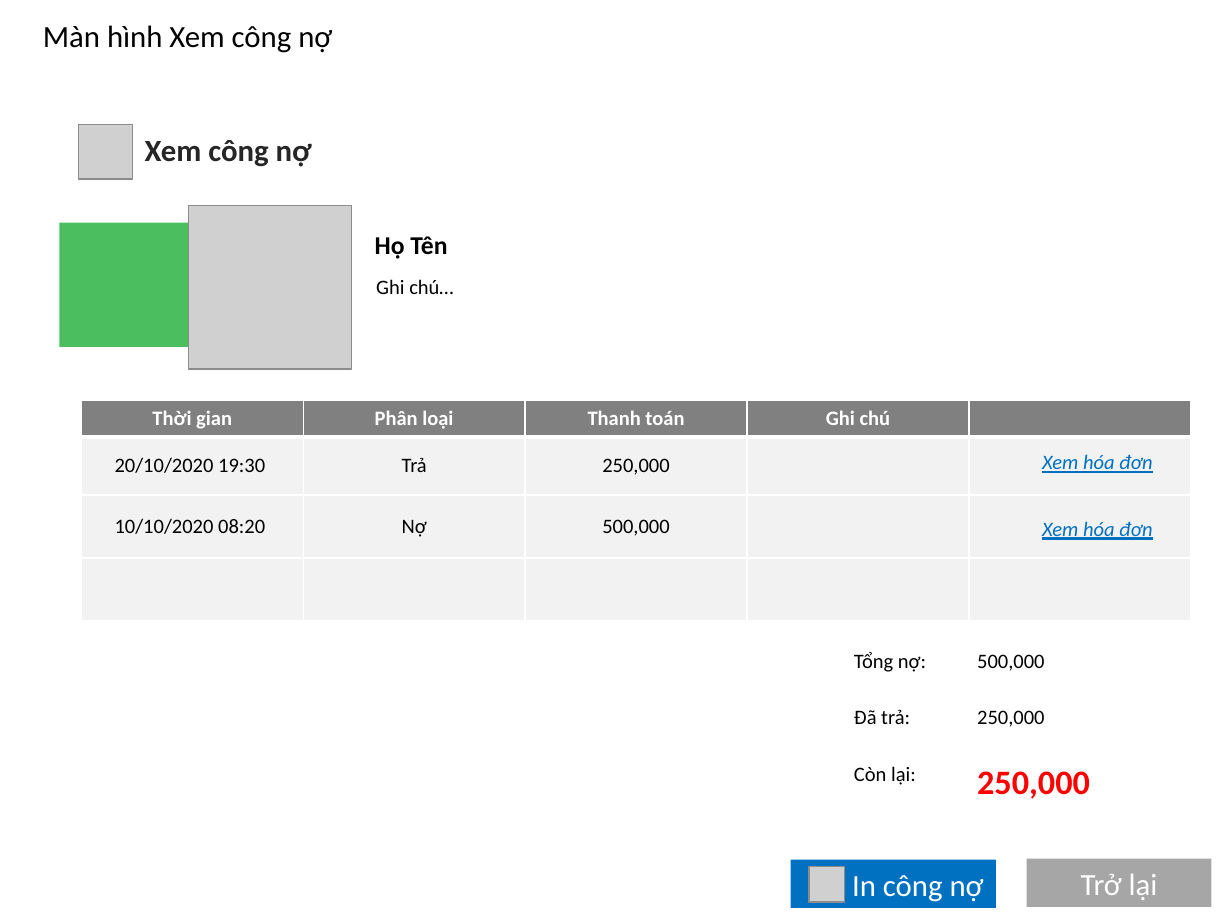
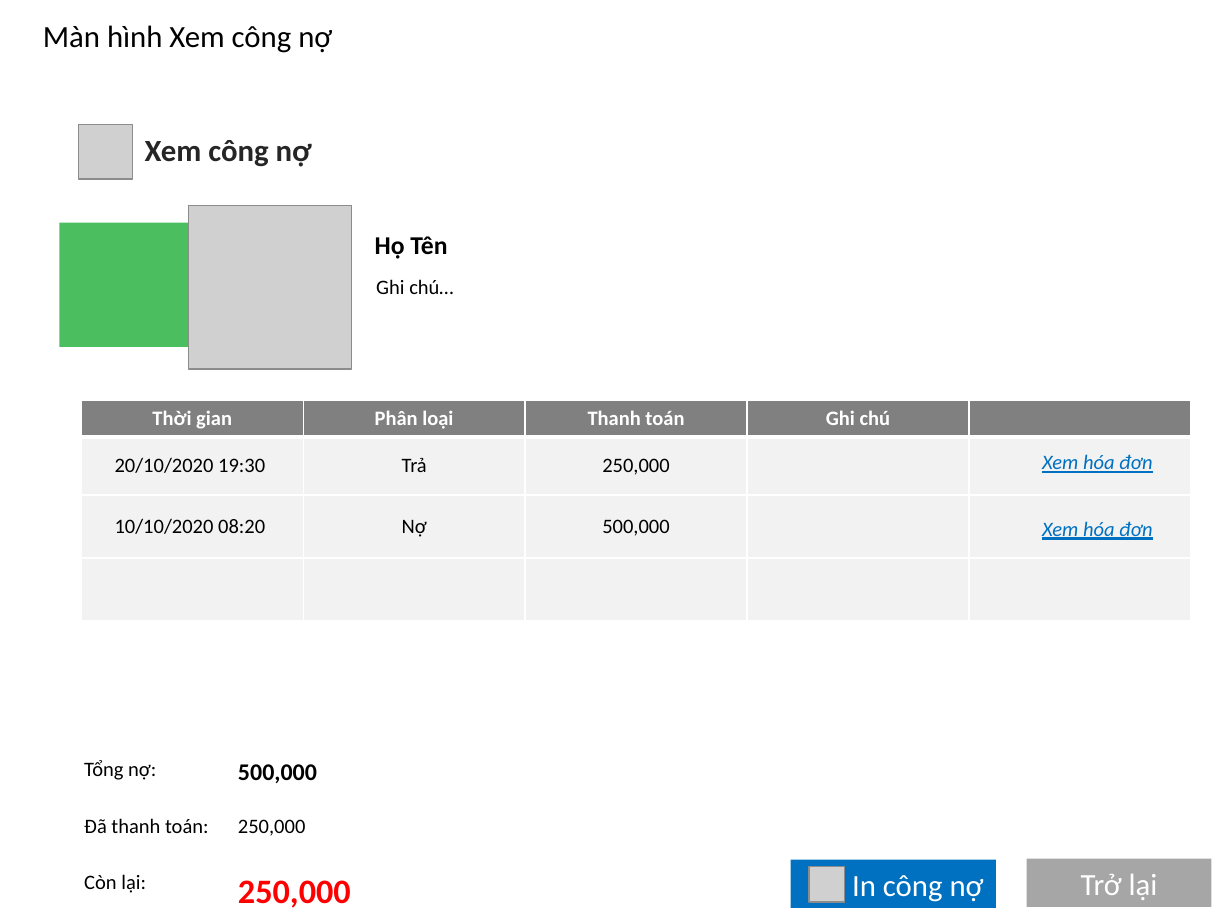
Before and after one commit to TrdHuy/Pharmacy, a slide deck: slide 14 of Pharmacy/UXUI/PagesUI.pptx. Drawn at 1232x924 pixels with LibreOffice and Linux fonts; fonts in the diff are those of the drawing; grey boxes stand for pictures; background and template pictures are left out. Boxes give left, top, right and bottom in pixels: in the first picture for what was removed or moved away, otherwise in the second. Text is boxed around its words. In the diff, an @@ line names an element or a change of style, - is before the commit and + after.

```diff
--- a/Pharmacy/UXUI/PagesUI.pptx
+++ b/Pharmacy/UXUI/PagesUI.pptx
@@ text removed at [854, 709, 910, 724] @@
-Đã trả:
@@ text "Tổng nợ:": place and size @@
-text "Tổng nợ:" at [854, 652, 926, 672]
+text "Tổng nợ:" at [84, 760, 156, 780]
@@ text "500,000": place and size @@
-text "500,000" at [977, 654, 1044, 671]
+text "500,000" at [238, 764, 317, 783]
@@ text "500,000" at [238, 764, 317, 783]: size 12 to 14 pt, bold on @@
@@ text "250,000": place and size @@
-text "250,000" at [977, 710, 1044, 727]
+text "250,000" at [238, 819, 305, 836]
@@ text added at [84, 818, 209, 833], 12 pt, text #000000 @@
+Đã thanh toán:
@@ text "Còn lại:": place and size @@
-text "Còn lại:" at [854, 766, 916, 785]
+text "Còn lại:" at [84, 874, 146, 893]
@@ text "250,000": place and size @@
-text "250,000" at [977, 771, 1090, 799]
+text "250,000" at [238, 880, 351, 908]
```
Also in this commit, not shown: 2 other slides changed, 20 other files.
